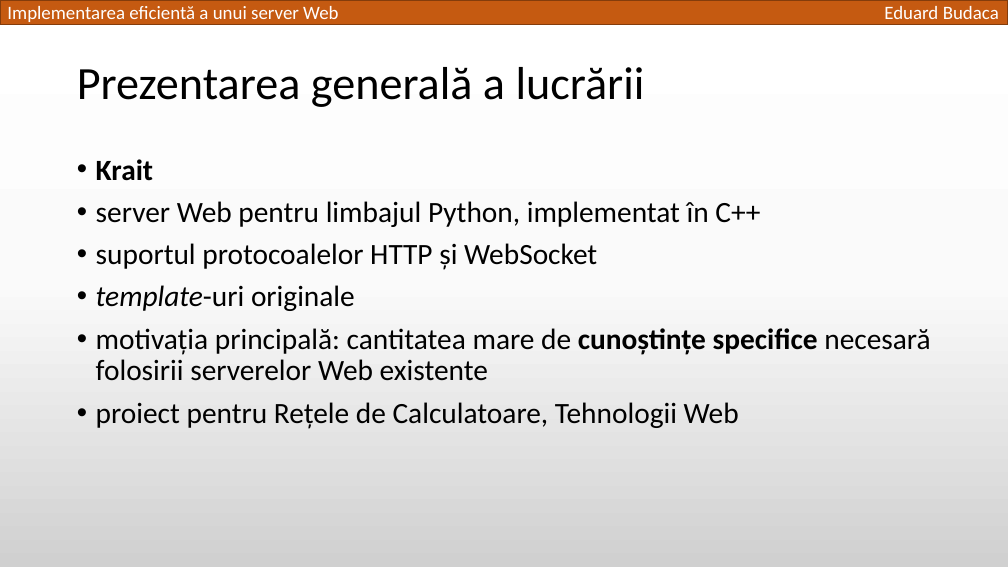
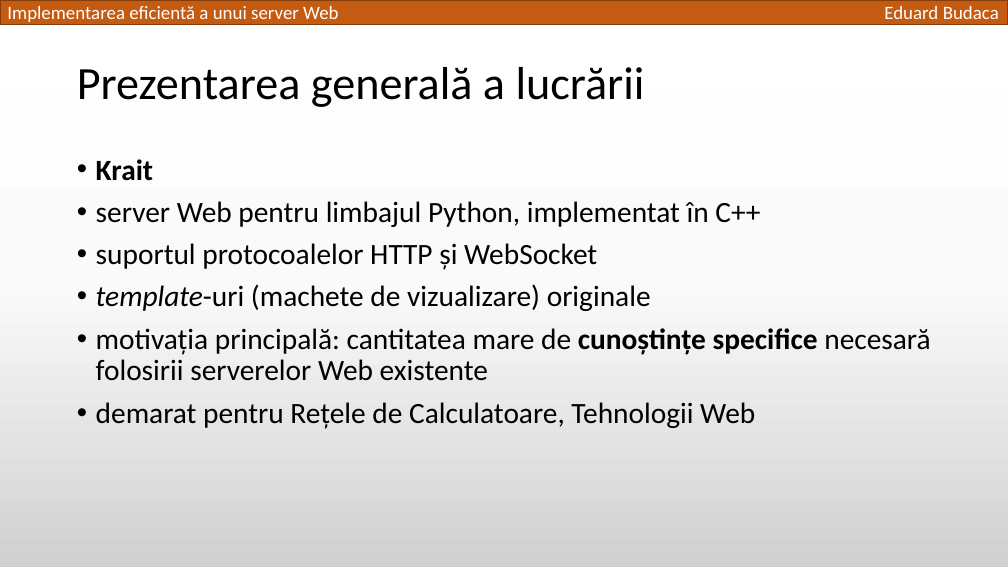
Before and after one commit to TED-996/bachelor-thesis-pack, a slide deck: slide 2 of Licenta2018BudacaEduard/Implementarea eficientă a unui server Web.pptx. Drawn at 1008x567 pixels with LibreOffice and Linux fonts; fonts in the diff are those of the drawing. Boxes give left, top, right and bottom in pixels: in the first picture for what was removed or moved away, otherwise in the second. Text is boxed around its words. In the diff, an @@ line names an element or a change of style, - is before the commit and + after.

```diff
--- a/Licenta2018BudacaEduard/Implementarea eficientă a unui server Web.pptx
+++ b/Licenta2018BudacaEduard/Implementarea eficientă a unui server Web.pptx
@@ text at <box>96,284,651,311</box>: text changed @@
-• template-uri originale
+• template-uri (machete de vizualizare) originale
@@ text at <box>96,402,755,429</box>: text changed @@
-• proiect pentru Rețele de Calculatoare, Tehnologii Web
+• demarat pentru Rețele de Calculatoare, Tehnologii Web
```
Also in this commit, not shown: 9 other slides changed, 1 slide removed, 2 other files.
